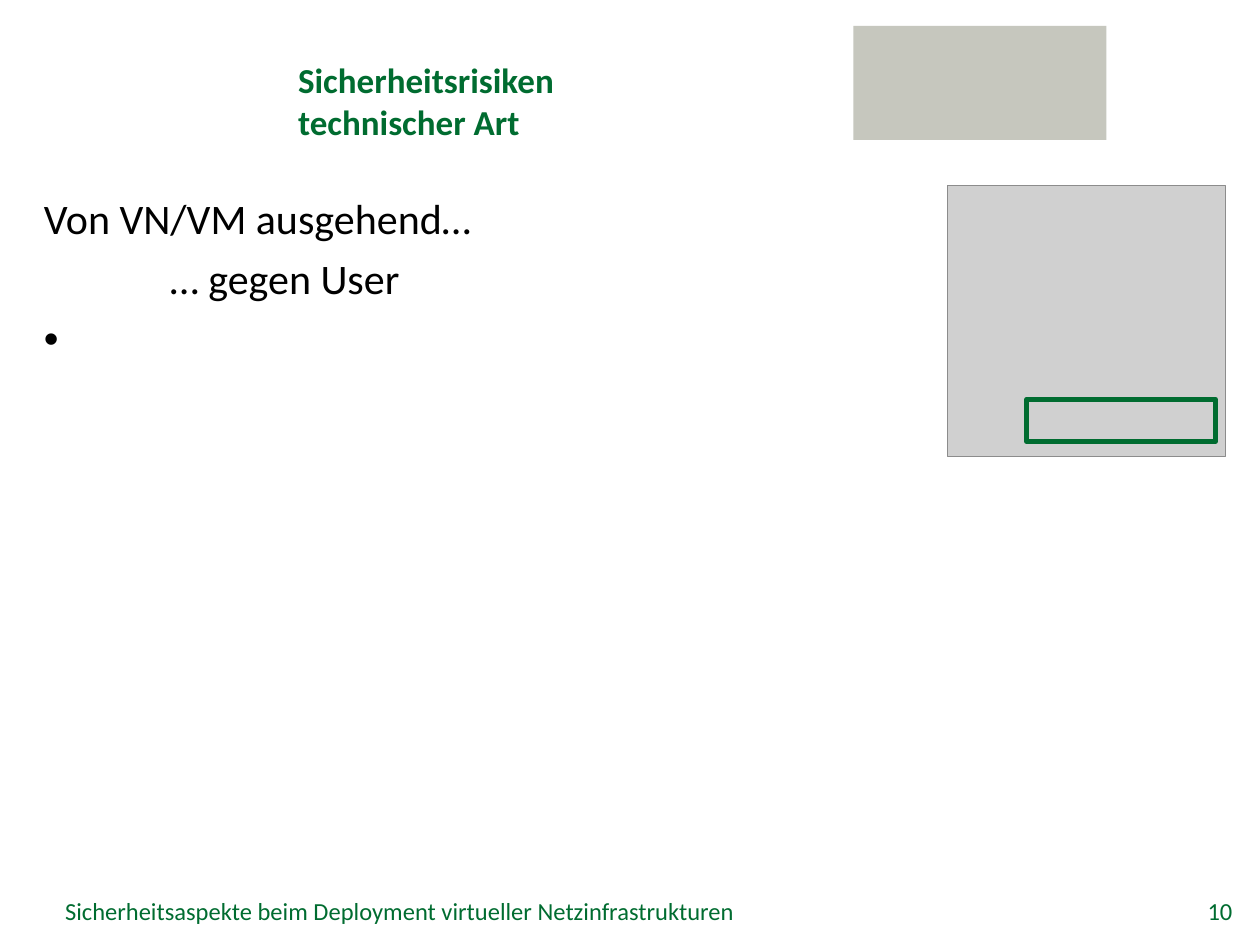
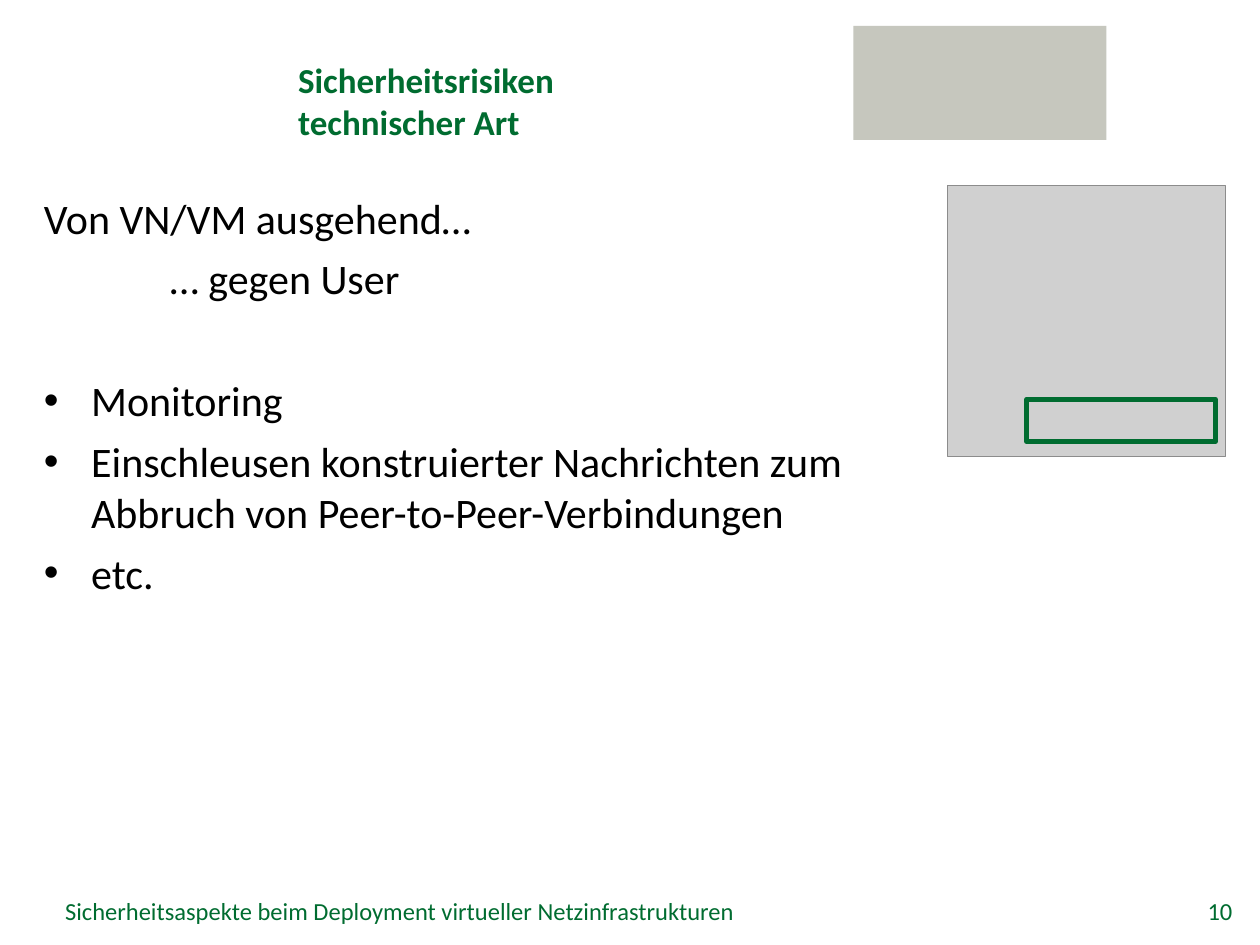
Before and after one commit to GeGroe/timvs, a slide deck: slide 10 of Referat/PowerPoint/TimvS_SVNE.pptx. Drawn at 1260x945 pixels with LibreOffice and Linux fonts; fonts in the diff are those of the drawing; grey boxes stand for pictures; background and template pictures are left out. Boxes give left, top, right and bottom in pixels: in the first picture for what was removed or moved away, otherwise in the second. Text is boxed around its words. In the diff, an @@ line names an element or a change of style, - is before the commit and + after.

```diff
--- a/Referat/PowerPoint/TimvS_SVNE.pptx
+++ b/Referat/PowerPoint/TimvS_SVNE.pptx
@@ text at bbox=[91, 387, 842, 590]: paragraphs added @@
+• Monitoring
+• Einschleusen konstruierter Nachrichten zum
+  Abbruch von Peer-to-Peer-Verbindungen
+• etc.
```
Also in this commit, not shown: 5 other slides changed.
